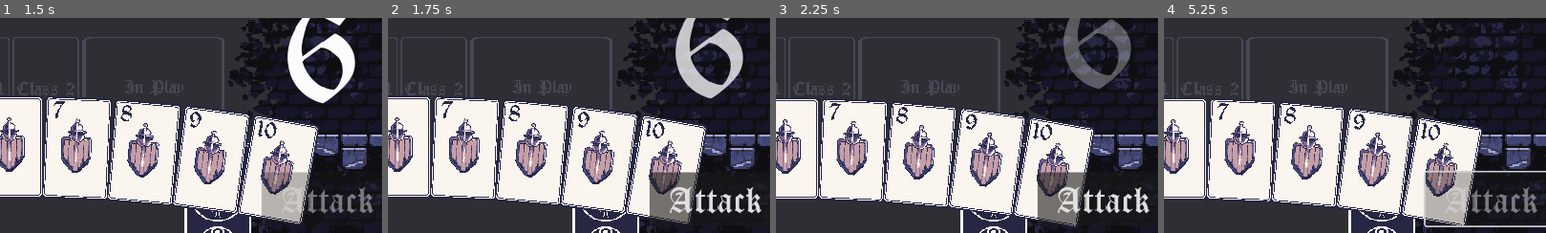
Above: before the commit, frames 1-4 (left to right).
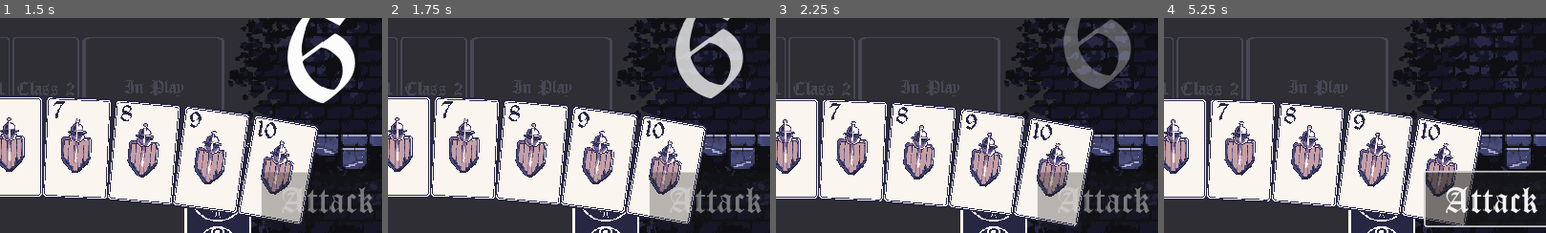
Above: after the commit, the same moments.

Repository: grahamcr4cker/PracticeCards
Game: Godot game, scene res://combat_dungeon.tscn
Two runs of this game, one before a commit and one after it. Both use one fixed random seed, a clock stepped at 60 frames per second and the inputs below.
Inputs (mouse positions are % of the whole screen's width and height, from its top left):
- Up to frame 1 (1.5 s): click "Attack" at 0.5 s; click (75, 86) at 1.25 s
- Up to frame 2 (1.75 s): no input
- Up to frame 3 (2.25 s): click (75, 86) at 2 s
- Up to frame 4 (5.25 s): click "Attack" at 2.75 s; click (75, 86) at 3.5 s; click (90, 87) at 4.25 s, where only the run before the commit has a clickable "Attack"; move the mouse to (13, 81) at 5.02 s
The pictures show only the part of the screen within x 46-96%, y 45-95%; the shares and areas given below are measured in that part.

Frame 1 is identical in both runs. In frame 2, 2.9% of the frame differs, in the area x 68-98%, y 71-96%; in frame 3, 3.0%; in frame 4, 3.2%, in the area x 68-98%, y 72-97%.

Commit message:
Update player.gd

Diff:
--- a/player.gd
+++ b/player.gd
@@ -19,7 +19,7 @@
 	spawn_roll_indicator(result)
 	# This disables the attack button while the animation is playing
 	attack_button.disabled = true
-	await get_tree().create_timer(1.0).timeout
+	await get_tree().create_timer(2.0).timeout
 	attack_button.disabled = false
 
 func spawn_roll_indicator(result: int):
